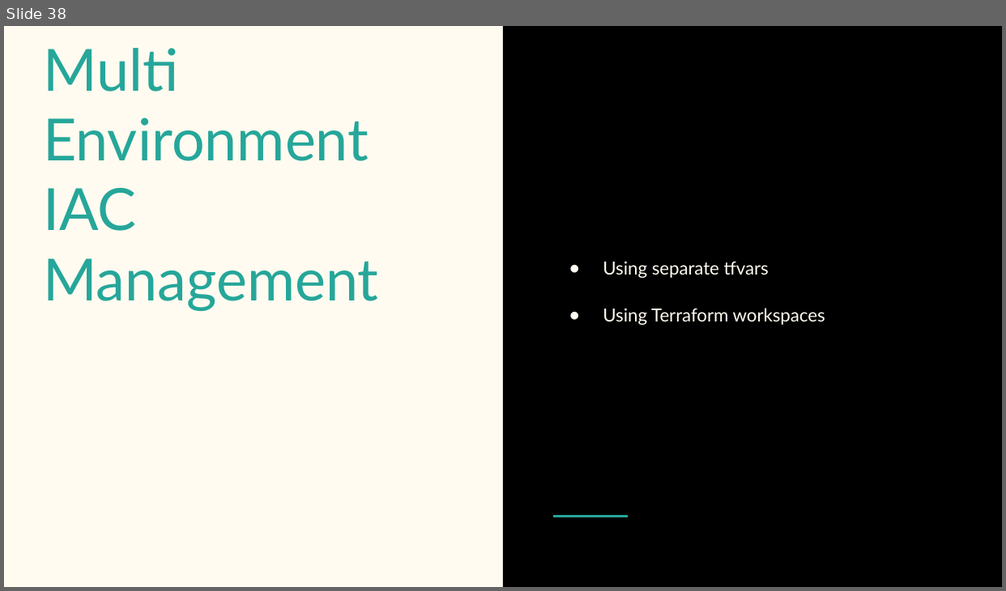
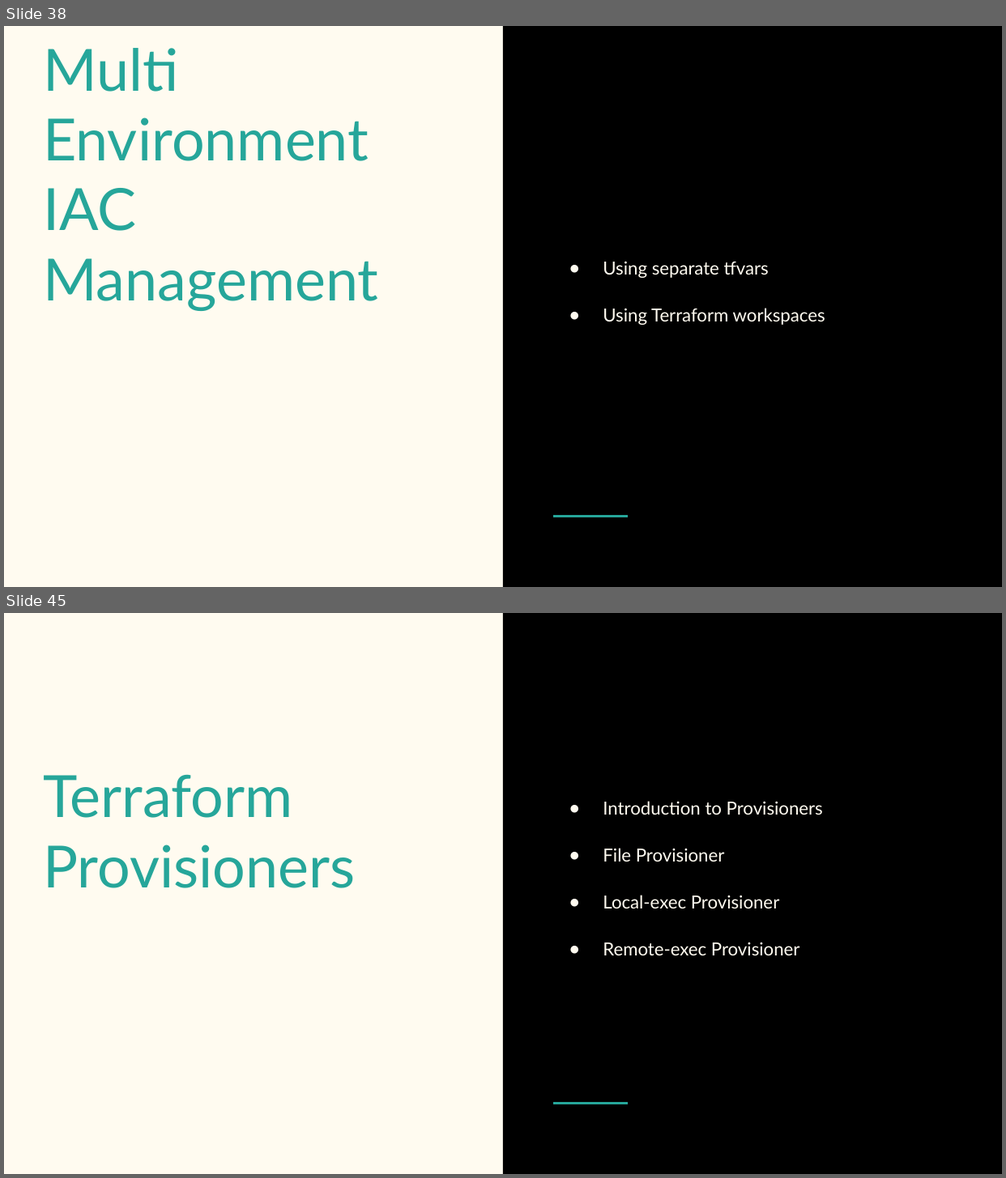
Before and after one commit to jainankur2/ankur-terraform-learning, a slide deck: Terraform.pptx. Shown one above the other, each under a label of ours: slide 38 before the commit, slides 38 and 45 after it; the slides between them are not shown. The pictures are 1006x591 and 1006x1178 pixels, drawn with LibreOffice and Linux fonts; fonts in the diff are those of the drawing. Boxes give left, top, right and bottom in pixels: in the first picture for what was removed or moved away, otherwise in the second. Text is boxed around its words. In the diff, an @@ line names an element or a change of style, - is before the commit and + after.

```diff
--- a/Terraform.pptx
+++ b/Terraform.pptx
@@ slide 45 added at (4,613,1002,1174), background #FFFBF0; not listed: 2 template elements that a slide beside it also shows @@
@@ title added at (43,774,356,888), 42 pt, text #26A69A @@
+Terraform Provisioners
@@ text added at (603,801,823,956), 13 pt, text #FFFBF0 @@
+● Introduction to Provisioners
+● File Provisioner
+● Local-exec Provisioner
+● Remote-exec Provisioner
```
Also in this commit, not shown: 2 slides changed, 16 other slides added, 44 other files.
